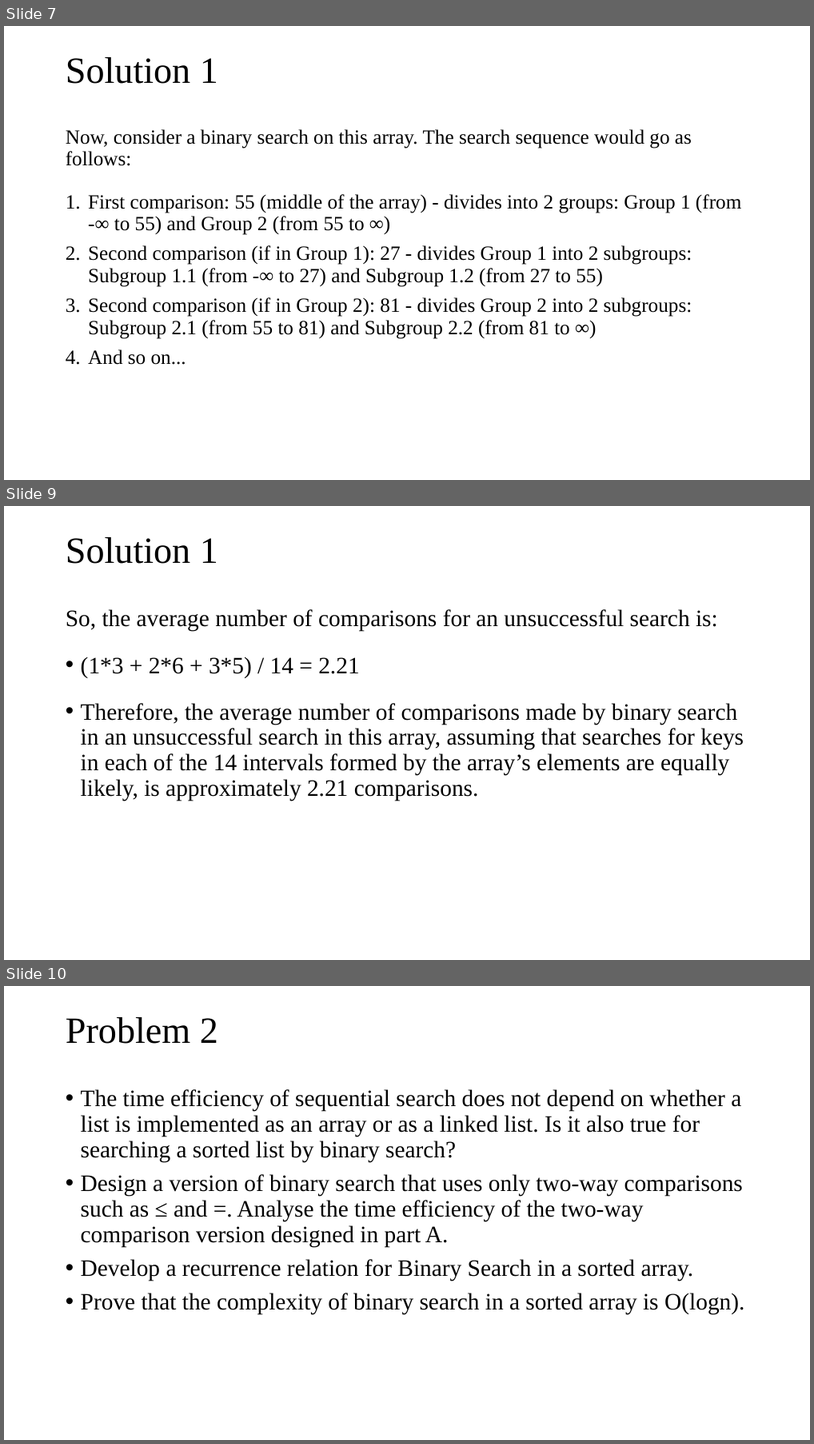
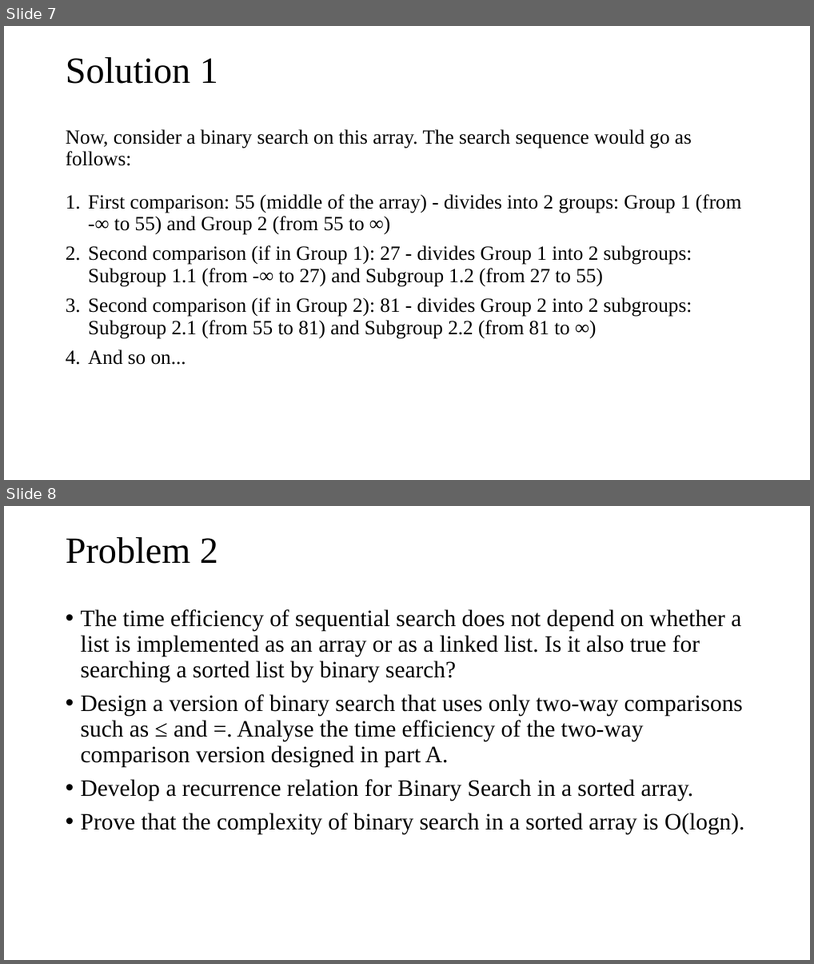
Before and after one commit to tamlhp/2801ict-public, a slide deck: week-7&8/problem-set/2801ict-week7&8.pptx. Shown one above the other, each under a label of ours: slides 7, 9 and 10 before the commit, slides 7 and 8 after it; the slides between them are not shown. The pictures are 814x1444 and 814x964 pixels, drawn with LibreOffice and Linux fonts; fonts in the diff are those of the drawing. Boxes give left, top, right and bottom in pixels: in the first picture for what was removed or moved away, otherwise in the second. Text is boxed around its words. In the diff, an @@ line names an element or a change of style, - is before the commit and + after.

Commit message:
fix

```diff
--- a/week-7&8/problem-set/2801ict-week7&8.pptx
+++ b/week-7&8/problem-set/2801ict-week7&8.pptx
@@ slide 9 removed at (x1=4, y1=506, x2=810, y2=960), background #FFFFFF @@
@@ title removed at (x1=66, y1=537, x2=218, y2=564) @@
-Solution 1
@@ text removed at (x1=66, y1=609, x2=744, y2=800) @@
-So, the average number of comparisons for an unsuccessful search is:
-• (1*3 + 2*6 + 3*5) / 14 = 2.21
-• Therefore, the average number of comparisons made by binary search in an unsuccessful search in this array, assuming that searches for keys in each of the 14 intervals formed by the array’s elements are equally likely, is approximately 2.21 comparisons.
@@ what was slide 10 is now slide 8 @@
```
Also in this commit, not shown: 1 other slide removed.
